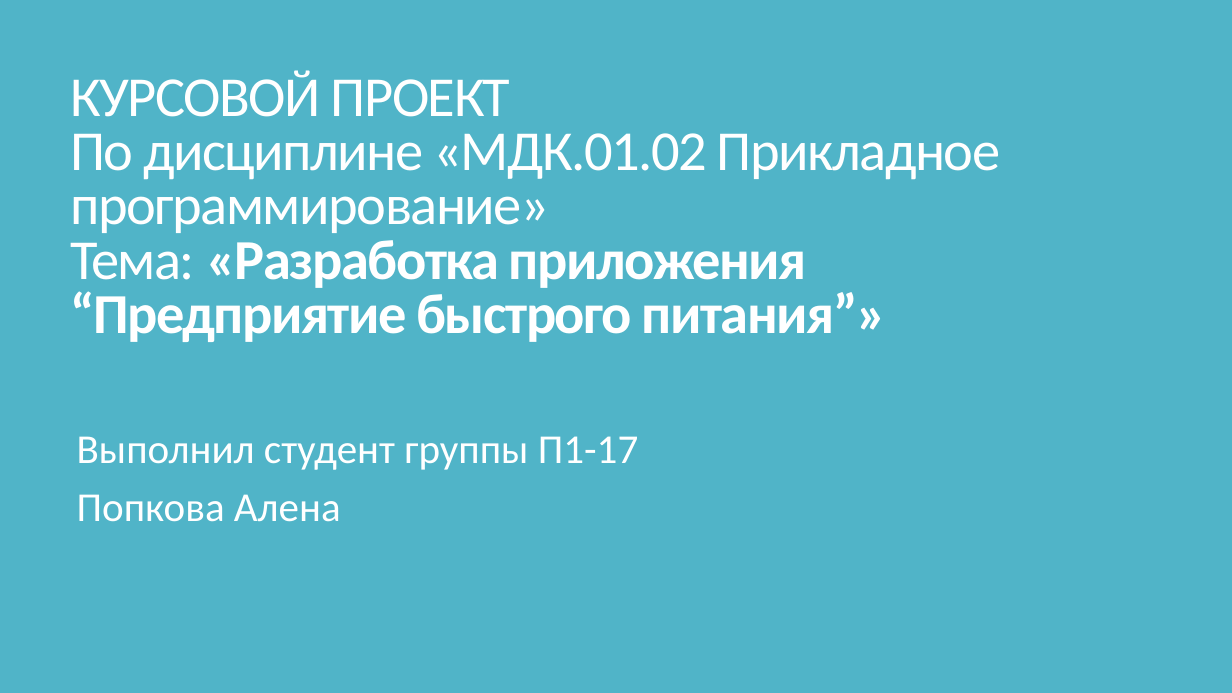
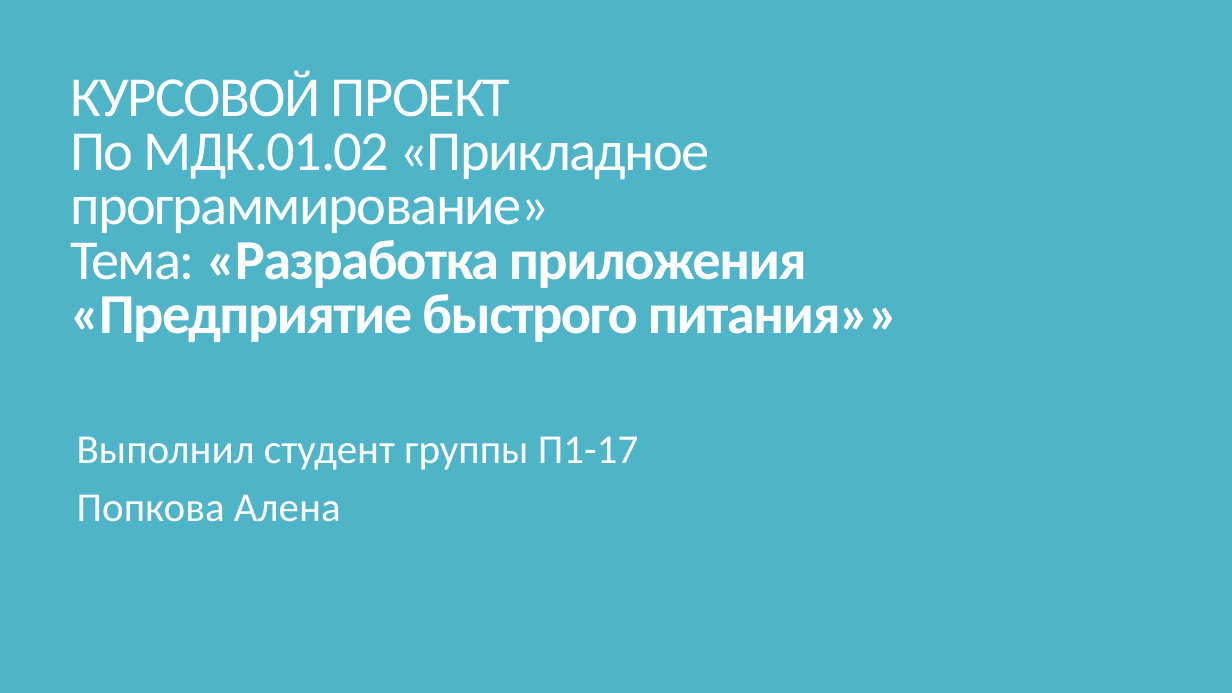
Before and after one commit to prog-kkkmt/p1-17, a slide deck: slide 1 of Курсовой проект/КУРСОВОЙ ПРОЕКТ.pptx. Drawn at 1232x693 pixels with LibreOffice and Linux fonts; fonts in the diff are those of the drawing. Boxes give left, top, right and bottom in pixels: in the first picture for what was removed or moved away, otherwise in the second. Text is boxed around its words. In the diff, an @@ line names an element or a change of style, - is before the commit and + after.

```diff
--- a/Курсовой проект/КУРСОВОЙ ПРОЕКТ.pptx
+++ b/Курсовой проект/КУРСОВОЙ ПРОЕКТ.pptx
@@ title at (70,70,899,342): text changed @@
-КУРСОВОЙ ПРОЕКТ
-По дисциплине «МДК.01.02 Прикладное программирование»
-Тема: «Разработка приложения “Предприятие быстрого питания”»
+КУРСОВОЙ ПРОЕКТ
+По МДК.01.02 «Прикладное программирование»
+Тема: «Разработка приложения «Предприятие быстрого питания»»
```
Also in this commit, not shown: 3 other slides changed, 15 other files.
